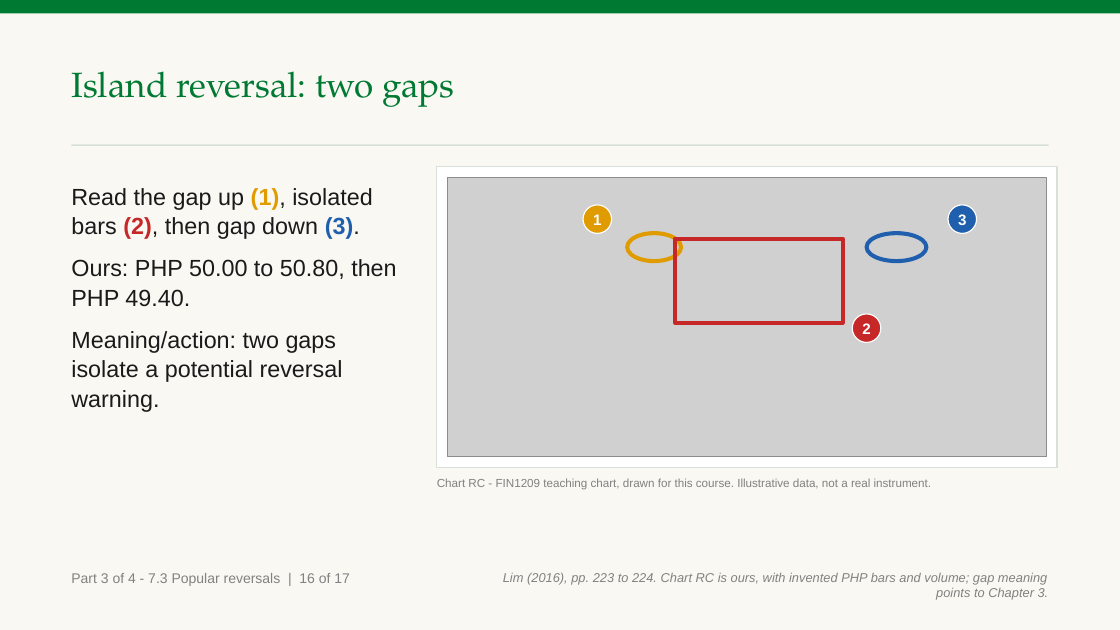
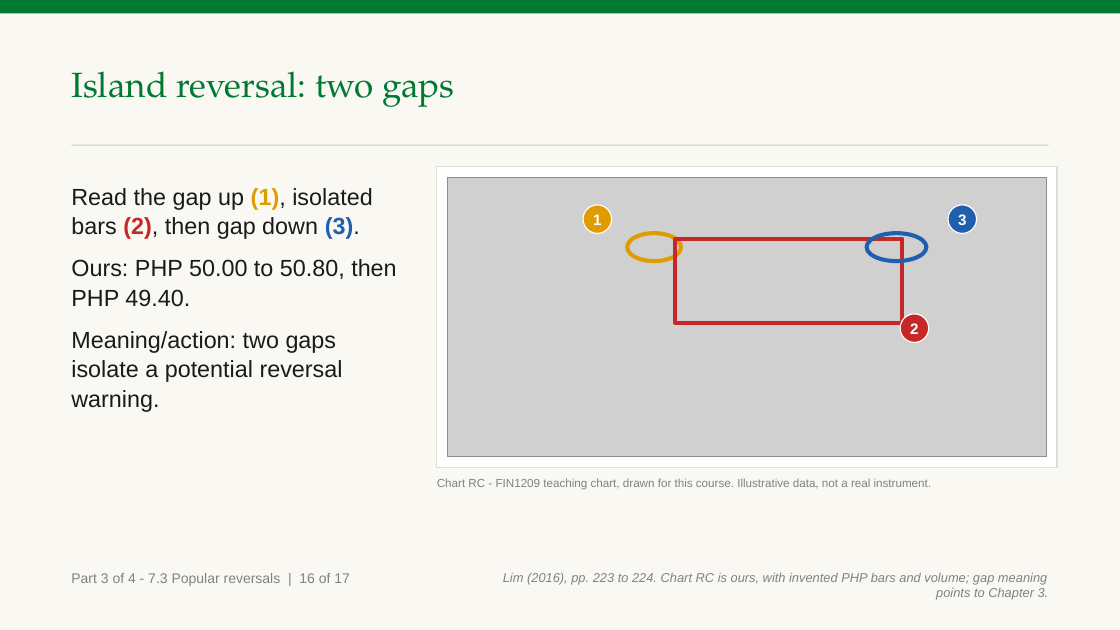
Before and after one commit to benjiesotelo-sudo/Telos_FIN1209, a slide deck: slide 41 of chapter-07/FIN1209-Chapter-07.pptx. Drawn at 1120x630 pixels with LibreOffice and Linux fonts; fonts in the diff are those of the drawing; grey boxes stand for pictures. Boxes give left, top, right and bottom in pixels: in the first picture for what was removed or moved away, otherwise in the second. Text is boxed around its words. In the diff, an @@ line names an element or a change of style, - is before the commit and + after.

```diff
--- a/chapter-07/FIN1209-Chapter-07.pptx
+++ b/chapter-07/FIN1209-Chapter-07.pptx
@@ rectangle: place and size @@
-rectangle at (676, 239, 843, 323)
+rectangle at (676, 239, 903, 323)
@@ ellipse "2": place and size @@
-ellipse "2" at (853, 314, 881, 343)
+ellipse "2" at (901, 314, 929, 343)
```
Also in this commit, not shown: 3 other slides changed, 2 other files.
